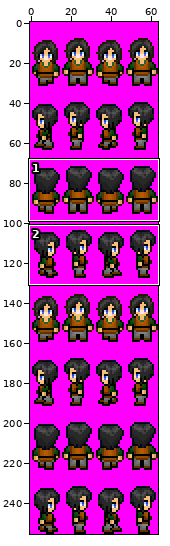
Sprite sheet, stored at characters/DudeSheet.png. The first picture is a wide view before the edit; the outline marks the close-up.
Close-up. First the earlier version:
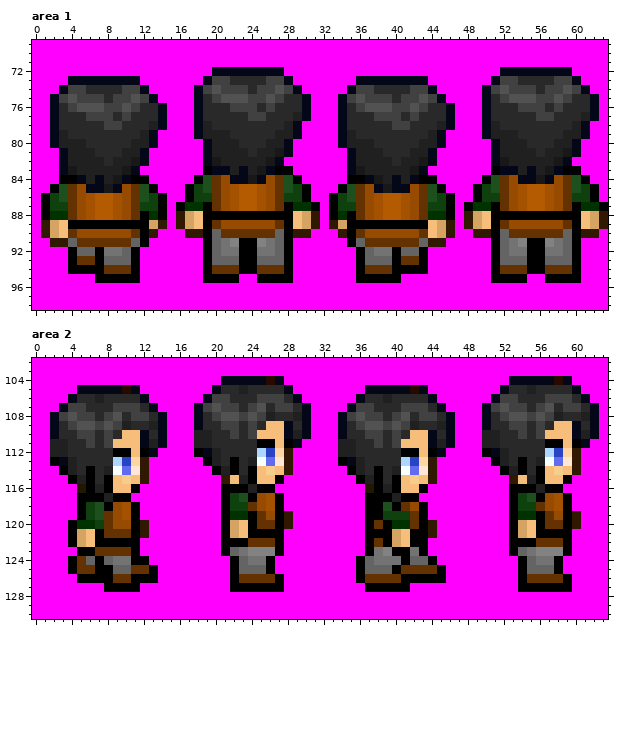
The file is 64x256 pixels. Shown: area 1: x 0..63, y 69..98; area 2: x 0..63, y 102..130. The commit also changed other parts of the picture, which this record leaves out.
Once edited:
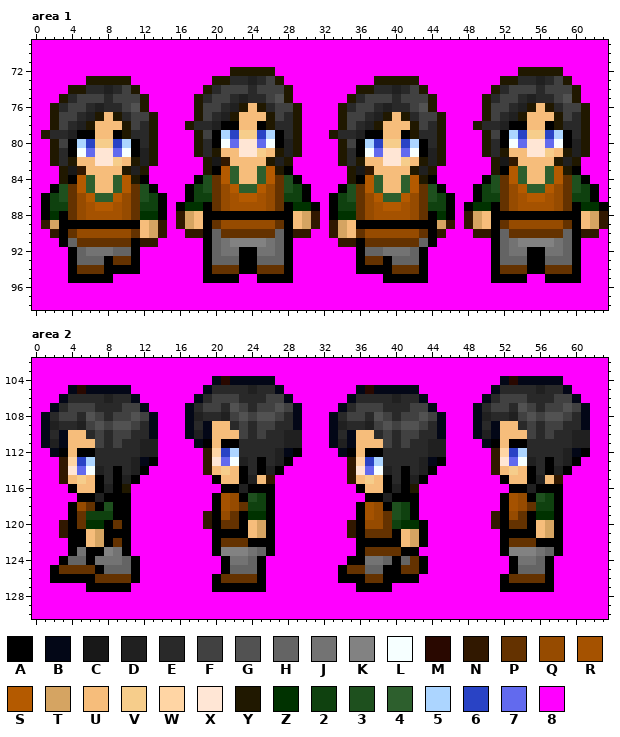
Palette (. is transparent): A #000000  B #030717  C #181818  D #202020  E #292929  F #414141  G #525252  H #646464  J #737373  K #828282  L #f6ffff  M #290800  N #311800  P #643200  Q #964b00  R #a55200  S #b45a00  T #d5a462  U #f6bd7b  V #f6cd8b  W #ffd5a4  X #ffe6d5  Y #201800  Z #003200  2 #0f410f  3 #1e501e  4 #2d5f2d  5 #acd5ff  6 #2943c5  7 #626aee  8 #ff00ff
Diff:
Changed rows in their new state; - is an unchanged pixel.
Area 1:
first column x 1:
72 -------------------88YYYYY8------------------------88YYYYY8---
73 ---88YYYYY8-------8YY--D--Y8-------88YYYYY8-------8YY--D--Y8--
74 --8YY--D--Y8-----8YE------FY8-----8YY--D--Y8-----8YE------FY8-
75 -8YE------FY8----Y--FEDEEFGY88---8YE------FY8----Y--FEDEEFGY88
76 -Y--FEDEEFGY88---YFF-DYUYEFFY8---Y--FEDEEFGY88---YFF-DYUYEFFY8
77 -YFF-DYUYEFFY8---YF-DYUUUYF-Y8---YFF-DYUYEFFY8---YF-DYUUUYF-Y8
78 -YF-DYUUUYF-Y8--YEEDAAUUAY-EY----YF-DYUUUYF-Y8--YEEDAAUUAY-EY-
79 YEEDAAUUAY-EY----YFA56VV65AEY---YEEDAAUUAY-EY----YFA56VV65AEY-
80 -YFA56VV65AEY----YEAL7XX7LADY----YFA56VV65AEY----YEAL7XX7LADY-
81 -YEAL7XX7LADY----YEYUUXXVUYDY----YEAL7XX7LADY----YEYUUXXVUYDY-
82 -YEYUUXXVUYDY-----Y-NUUUUYDY-----YEYUUXXVUYDY-----Y-NUUUUYDY--
83 --Y-NUUUUYDY------YAS4UU4SY-------Y-NUUUUYDY------YAS4UU4SY---
84 --Y-S4UU4SY---------S4UU4S--------Y-S4UU4SY---------S4UU4S----
85 ----S4UU4S-----------S44S-----------S4UU4S-----------S44S-----
86 -----S44S----------------------------S44S---------------------
87 ----------------------RR------------------------------RR------
88 --A---RR---Z----------------------Z---RR---A------------------
89 --A--------U----------------------U--------A------------------
90 8NA--------UTN------------------NTU--------AN8----------------
91 -8A-------ANN---------KK---------NNA-------A8---------KK------
92 -----JJ-H----------------------------H-JJ---------------------
93 ----HHHAPP--------------------------PPAHHH--------------------
94 ----PPPAAA--------------------------AAAPPP--------------------
95 ---AAA--888------------------------888--AAA-------------------
Area 2:
first column x 1:
104 -------------------BM----B8------------------------BM----B8---
105 ---BM----B8-------BE--ED--B8-------BM----B8-------BE--ED--B8--
106 --BE--ED--B8-----BE--F--E--B8-----BE--ED--B8-----BE--F--E--B8-
107 -BE--F--E--B8---BE-FEGFEFFG-B8---BE--F--E--B8---BE-FEGFEFFG-B8
108 BE-FEGFEFFG-B8--BD-EDFGFGGF-B8--BE-FEGFEFFG-B8--BD-EDFGFGGF-B8
109 BD-EDFGFGGF-B8--BEBUUEFEFFEEB8--BD-EDFGFGGF-B8--BEBUUEFEFFEEB8
110 BEBUUEFEFFEEB8--B-BUUUFEFEED-8--BEBUUEFEFFEEB8--B-BUUUFEFEED-8
111 B-BUUUFEFEED-8---BAUAA--EEEDD---B-BUUUFEFEED-8---BAUAA--EEEDD-
112 -BAUAA--EEEDD----8NW65--EEDBA----BAUAA--EEEDD----8NW65--EEDBA-
113 -8NW65--EEDBA-----NX7LDEAEDA-----8NW65--EEDBA-----NX7LDEAEDA--
114 --NX7LDEAEDA------NUVUAEADA8------NX7LDEAEDA------NUVUAEADA8--
115 --NUVUAEADA8-------AU-AD-N8-------NUVUAEADA8-------AU-AD-N8---
116 ---AUUADAY8-----------DA-----------AUUADAY8-----------DA------
117 ------DA-----------ARQA32A8-----------DA-----------ARQA32A8---
118 ---AQPA3AA8--------ARQP22A8--------ARQA32A8--------ARQP22A8---
119 ---AP-22AA8-------NAQPAZZA88-------ARQP3-A8-------NAQPAZZA88--
120 --N-P-ZAPA88------NAPPAUTA88------NAQQP2-Z-8------NAPPAUTA88--
121 --N-A-TAAA88-------A-AAUT-8-------NAPPPA-T-8-------A-AAUT-8---
122 ----A-T-P-8--------APPPAAA8--------A-A-A-T---------APPPAAA8---
123 ---AJ-AKJA8--------AKKKJHA8--------APPPP-A8--------AKKKJHA8---
124 --AHHAJJ-H-8--------AJJHA8--------A-J-HAHPA8--------AJJHA8----
125 -APP---H--A88-------AH--A8-------APP--A---A88-------AH--A8----
126 -AAA--PP---88------APP--A88------AA---AA--888------APP--A88---
127 -----AA---8--------AA----88--------A---88----------AA----88---
